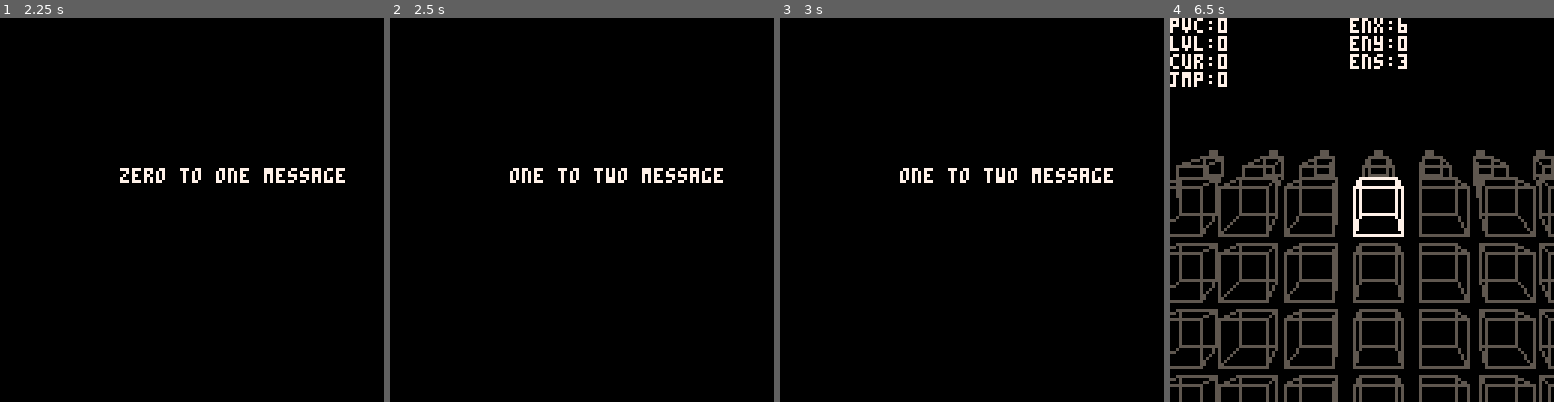
Above: before the commit, frames 1-4 (left to right).
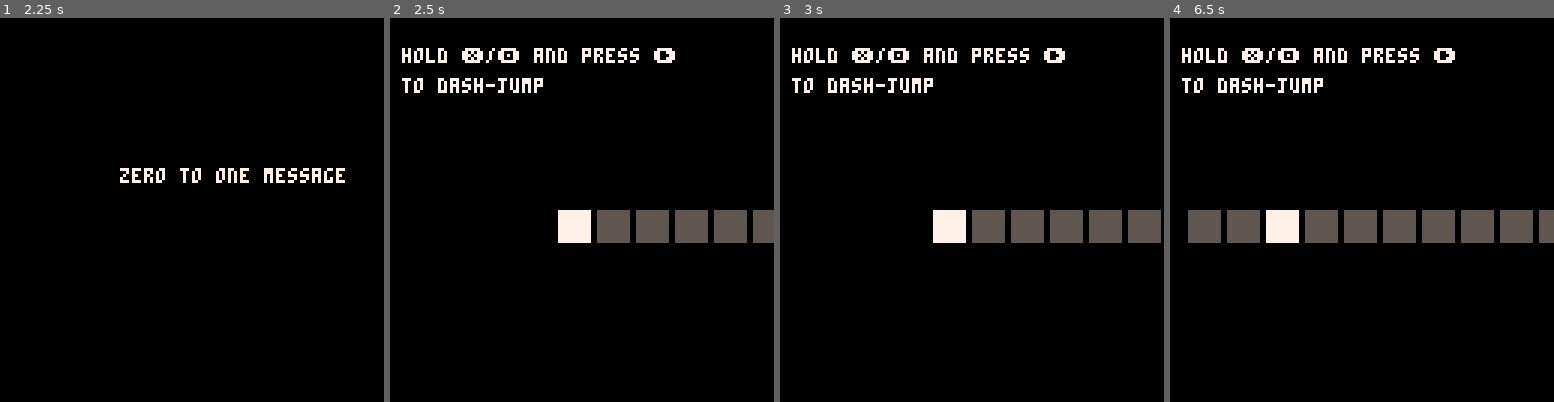
Above: after the commit, the same moments.

Repository: abemassry/dimensional-jump
Game: PICO-8 cartridge dimensional-jump.p8
Two runs of this game, one before a commit and one after it. Both use one fixed random seed, a clock stepped at 60 frames per second and the inputs below.
Inputs:
- Up to frame 1 (2.25 s): tap X (X key) at 0.33, 1.07, 1.85 s; tap O (Z key) at 0.7, 1.7, 2.1 s; hold Right 1.6-2.1 s; hold Up from 2.15 s (still down)
- Up to frame 2 (2.5 s): release Up at 2.42 s; hold Right from 2.47 s (still down)
- Up to frame 3 (3 s): keep holding Right; tap O (Z key) at 2.5, 2.9 s; tap X (X key) at 2.97 s
- Up to frame 4 (6.5 s): release Right at 3.03 s; hold Left 3.08-3.58 s; tap O (Z key) every 0.4 s from 3.3 to 6.1 s; hold Down 3.63-3.97 s; hold Right 4.02-4.68 s; tap X (X key) at 4.08, 5.2, 6.32 s; hold Up 4.73-5.03 s; hold Left 5.08-5.68 s; hold Down 5.73-6.03 s; hold Right from 6.08 s (still down)

Frame 1 is identical in both runs. In frame 2, 6.9% of the frame differs, in the area x 3-100%, y 7-59%; in frame 3, 7.2%; in frame 4, 25%, in the area x 0-100%, y 0-100%.

Commit message:
start on instructions for level 1

Diff:
--- a/dimensional-jump.p8
+++ b/dimensional-jump.p8
@@ -29,7 +29,7 @@
 	btn_release[5] = false
 
 	overlay_state = 0
-	music(20,1000,0)
+	music(20,1000)
 	-- overlay_state 0 title screen
 	-- overlay_state 1 main play
 	-- overlay_state 2 pause
@@ -109,7 +109,7 @@
 end
 
 function zero_level_start()
-	if (reset_stage == false) music(21,1000,0)
+	if (reset_stage == false) music(21,1000)
 	reset_stage = false
 	-- TODO: debugging
 	overlay_state = 4
@@ -154,9 +154,9 @@
 end
 function one_level_start()
 	-- TODO: debugging
-	overlay_state = 4
+	-- overlay_state = 4
 	-- TODO: debugging
-	if (reset_stage == false) music(20,1000,0)
+	if (reset_stage == false) music(2,1000)
 	reset_stage = false
 	one_level = {
 		-- todo: max dash value
@@ -281,8 +281,8 @@
 					-- 79 - ((79-5)/2)
 					-- if (self.player_pos > 31 and x2 > 64 and i == (player_local - 2)) c = 8
 				end
-				print('pp:'..self.player_pos, 0, 6, 7)
-				print('ep:'..self.enemy_pos, 0, 12, 7)
+				-- print('pp:'..self.player_pos, 0, 6, 7)
+				-- print('ep:'..self.enemy_pos, 0, 12, 7)
 				if (count < self.player_pos and count < 5) c = 0
 				if (count < self.player_pos-1 and count < 7) c = 0
 				if (count < self.player_pos-3 and count < 9) c = 0
@@ -305,7 +305,7 @@
 					if (self.enemy_pos == count and self.enemy_start_timer > 300) then
 						if (self.enemy_current_time == 0) self.enemy_current_time = self.enemy_start_timer
 						if (self.enemy_fall_anim <= 5) rectfill(x1+self.enemy_fall_anim, 64+self.enemy_fall_anim, x2-self.enemy_fall_anim, 74-self.enemy_fall_anim, 8)
-						print('counted', 0, 18, 7)
+						-- print('counted', 0, 18, 7)
 						if (self.enemy_start_timer > self.enemy_current_time + 60) then
 							self.enemy_fall_anim = 0
 							self.enemy_visible = false
@@ -329,6 +329,8 @@
 
 			if (self.dash_jump) spr(252,dashx-12, 65, 2, 1)
 
+			print('hold ❎/🅾️ and press ➡️ ', 4, 10, 7)
+			print('to dash-jump', 4, 20, 7)
 		end
 	}
 end
@@ -387,9 +389,9 @@
 end
 function two_level_start()
 	-- TODO: debugging
-	overlay_state = 4
+	--overlay_state = 4
 	-- TODO: debugging
-	if (reset_stage == false) music(20,1000,0)
+	if (reset_stage == false) music(45,1000)
 	reset_stage = false
 	two_level = {
 		player_posx = 112,
@@ -764,7 +766,7 @@
 end
 
 function three_level_start()
-	if (reset_stage == false) music(29,1000,0)
+	if (reset_stage == false) music(29,1000)
 	reset_stage = false
 	three_level = {
 		u=0,
